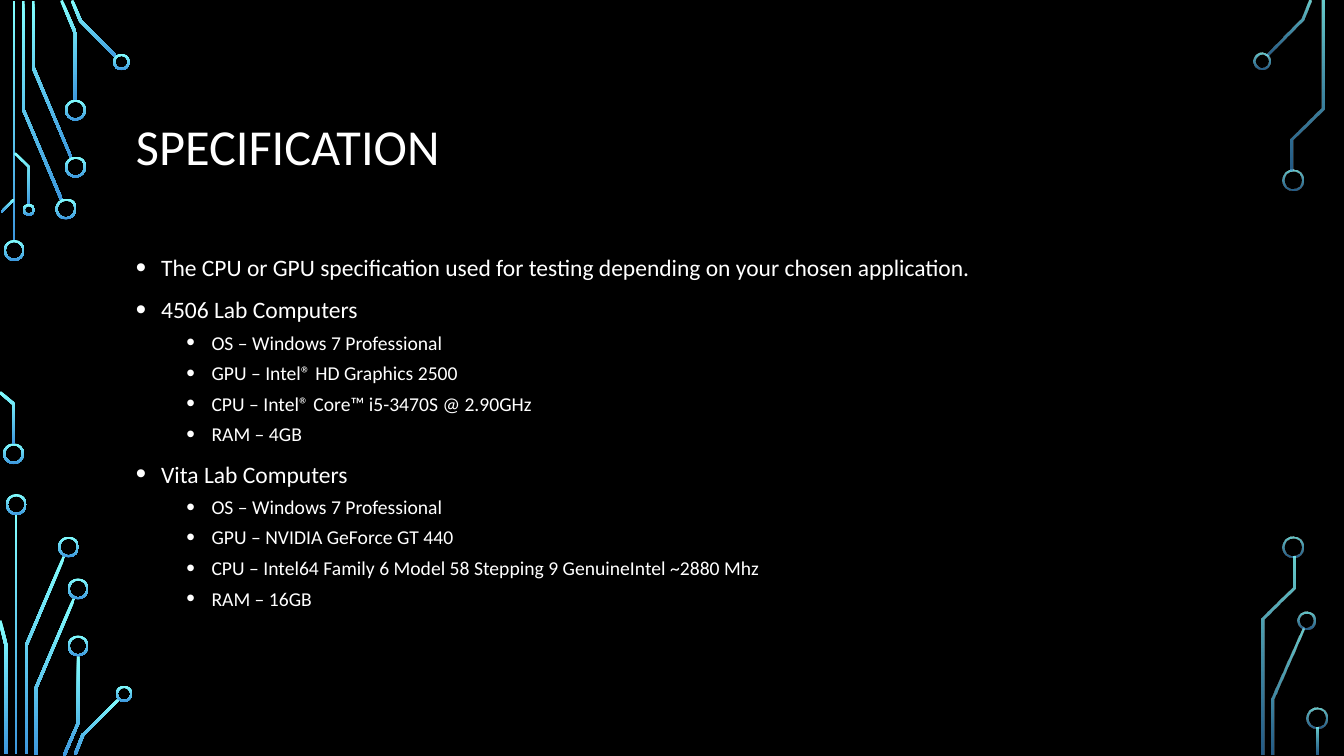
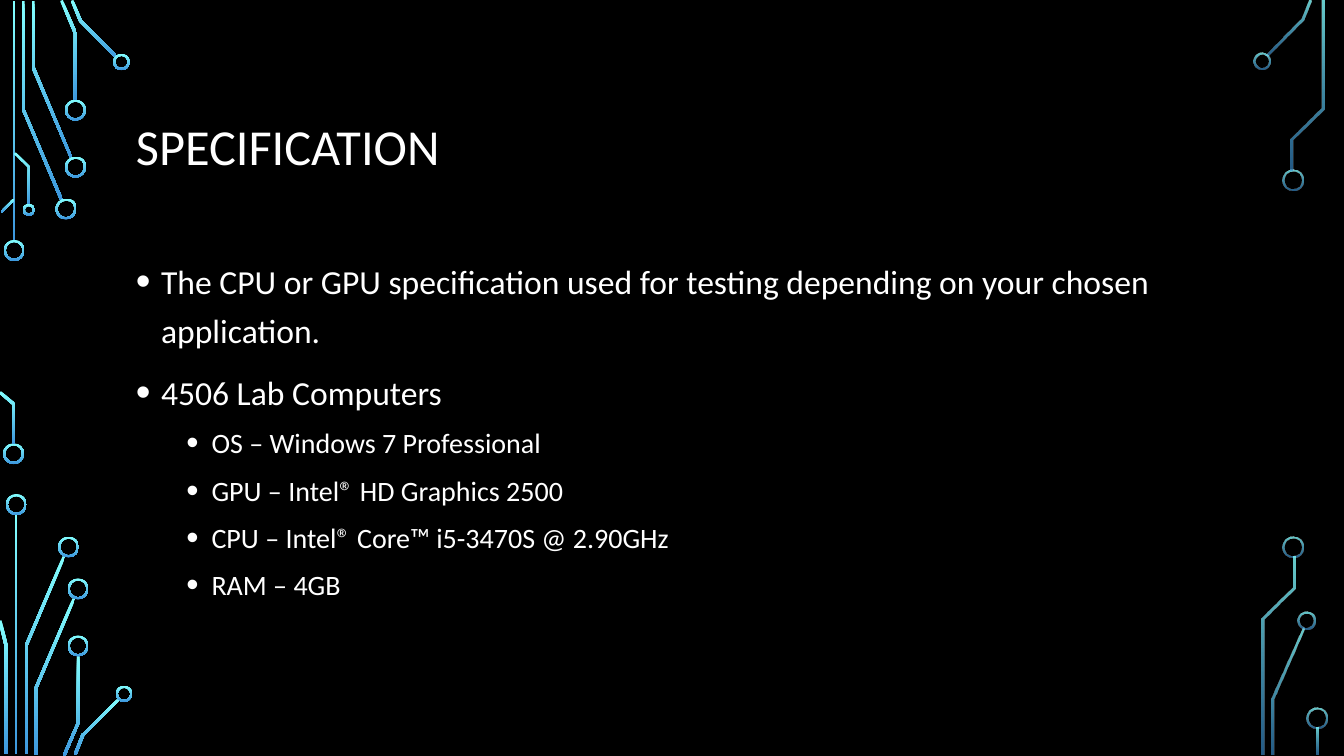
Before and after one commit to Shorte240/DSaA-Submission, a slide deck: slide 6 of CMP202 Assessment.pptx. Drawn at 1344x756 pixels with LibreOffice and Linux fonts; fonts in the diff are those of the drawing; background and template pictures are left out. Boxes give left, top, right and bottom in pixels: in the first picture for what was removed or moved away, otherwise in the second. Text is boxed around its words. In the diff, an @@ line names an element or a change of style, - is before the commit and + after.

```diff
--- a/CMP202 Assessment.pptx
+++ b/CMP202 Assessment.pptx
@@ text "The CPU or GPU specification ..." at (x1=161, y1=270, x2=1149, y2=596): size 16.8 to 24 pt in "The CPU or GPU specification used for ...", "4506 Lab Computers"; size 14 to 20 pt in "OS – Windows 7 Professional", "GPU – Intel® HD Graphics 2500", "CPU – Intel® Core™ i5-3470S @ 2.90GHz", "RAM – 4GB"; line spacing 1 to 1.2 @@
@@ text at (x1=161, y1=466, x2=759, y2=606): paragraphs removed @@
-• Vita Lab Computers
-  • OS – Windows 7 Professional
-  • GPU – NVIDIA GeForce GT 440
-  • CPU – Intel64 Family 6 Model 58 Stepping 9 GenuineIntel ~2880 Mhz
-  • RAM – 16GB
```
Also in this commit, not shown: 1 other slide changed, 10 slides added.
